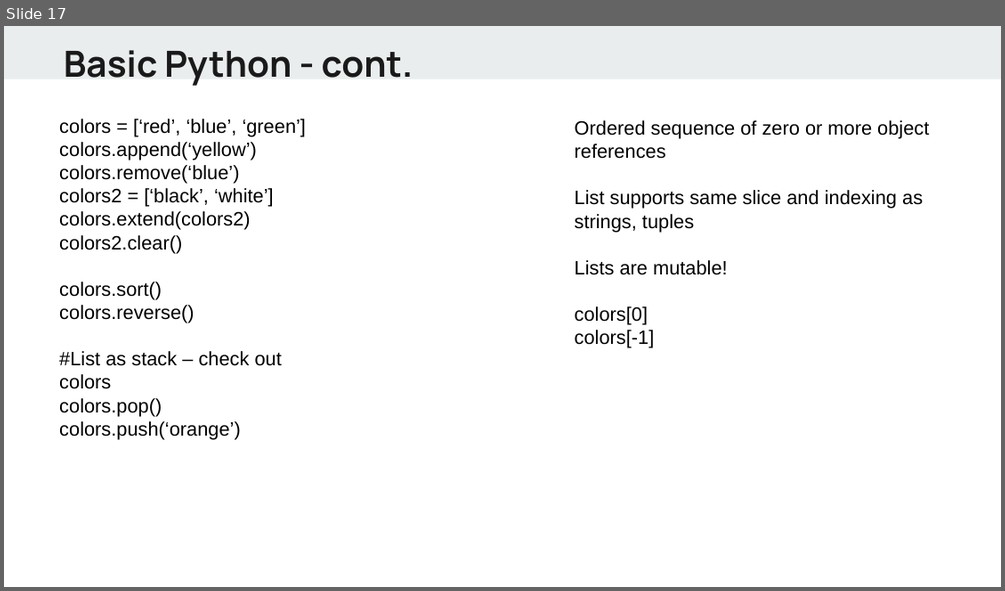
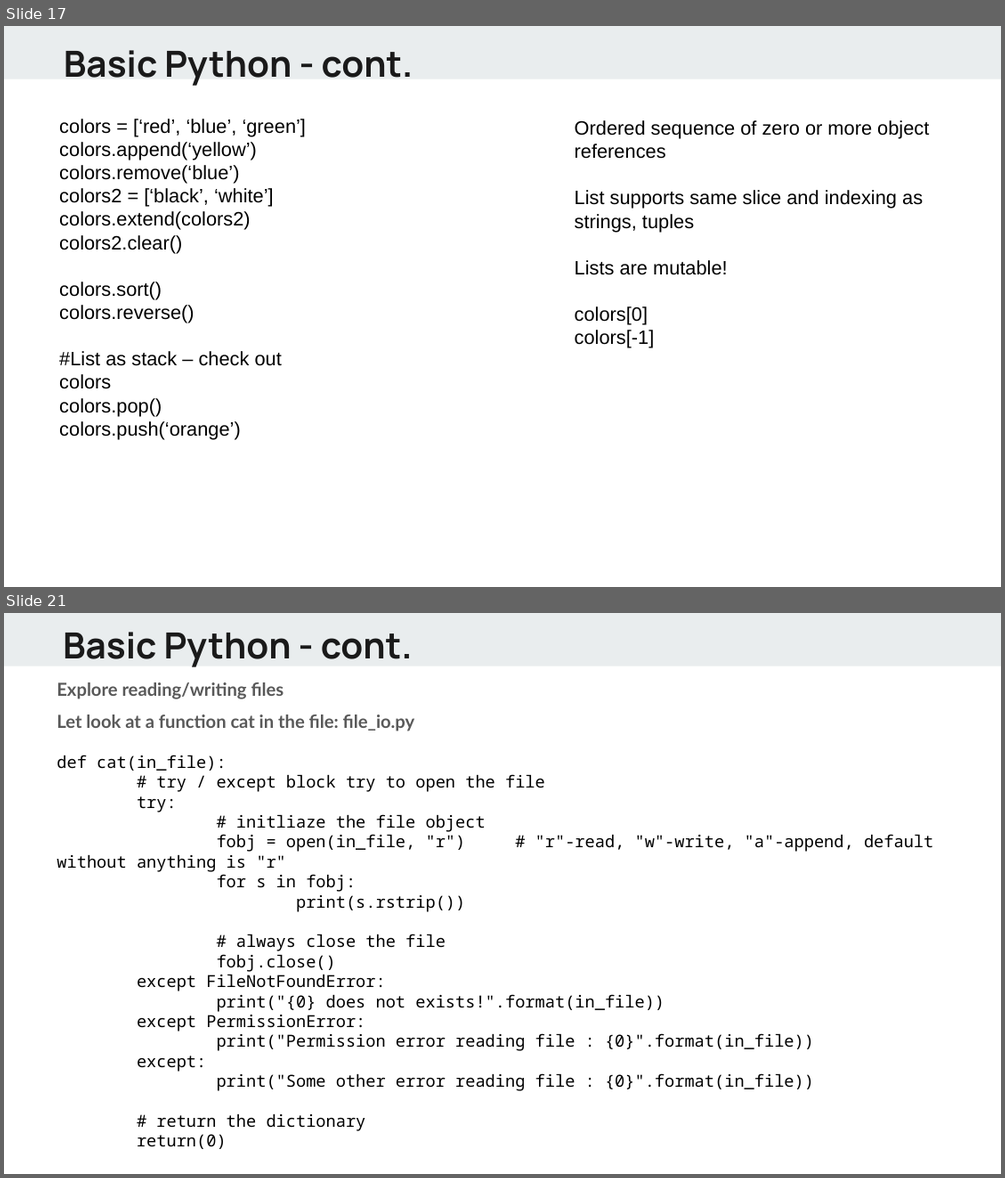
Before and after one commit to alif0/hello_world, a slide deck: lectures/Python - day1.pptx. Shown one above the other, each under a label of ours: slide 17 before the commit, slides 17 and 21 after it; the slides between them are not shown. The pictures are 1005x591 and 1005x1178 pixels, drawn with LibreOffice and Linux fonts; fonts in the diff are those of the drawing. Boxes give left, top, right and bottom in pixels: in the first picture for what was removed or moved away, otherwise in the second. Text is boxed around its words. In the diff, an @@ line names an element or a change of style, - is before the commit and + after.

```diff
--- a/lectures/Python - day1.pptx
+++ b/lectures/Python - day1.pptx
@@ slide 21 added at (4, 613, 1001, 1174), background #FFFFFF; not listed: 1 template element that a slide beside it also shows @@
@@ text added at (63, 632, 413, 667), 26 pt, text #1A1A1A, bold @@
+Basic Python - cont.
@@ text added at (57, 682, 415, 731), 13 pt, text #595959, bold @@
+Explore reading/writing files
+Let look at a function cat in the file: file_io.py
@@ text added at (57, 755, 933, 1149), 12 pt, text #000000 @@
+def cat(in_file):
+# try / except block try to open the file
+try:
+# initliaze the file object
+fobj = open(in_file, "r") # "r"-read, "w"-write, "a"-append, default without anything is "r"
+for s in fobj:
+print(s.rstrip())
+# always close the file
+fobj.close()
+except FileNotFoundError:
+print("{0} does not exists!".format(in_file))
+except PermissionError:
+print("Permission error reading file : {0}".format(in_file))
+except:
+print("Some other error reading file : {0}".format(in_file))
+# return the dictionary
+return(0)
```
Also in this commit, not shown: 2 slides changed, 6 other slides added.
